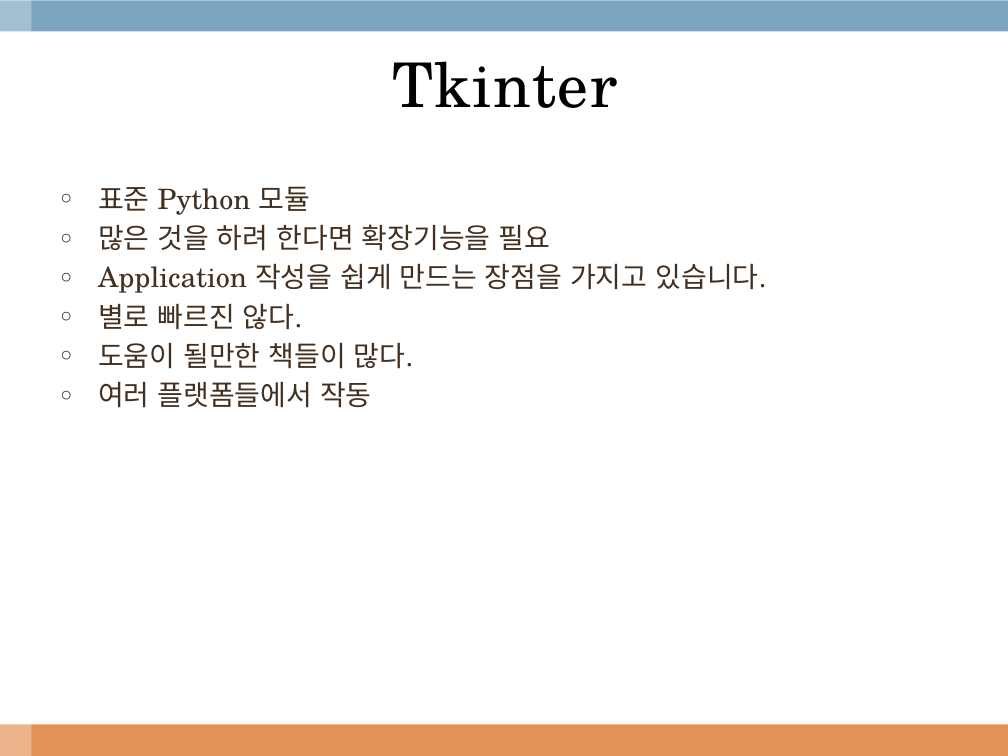
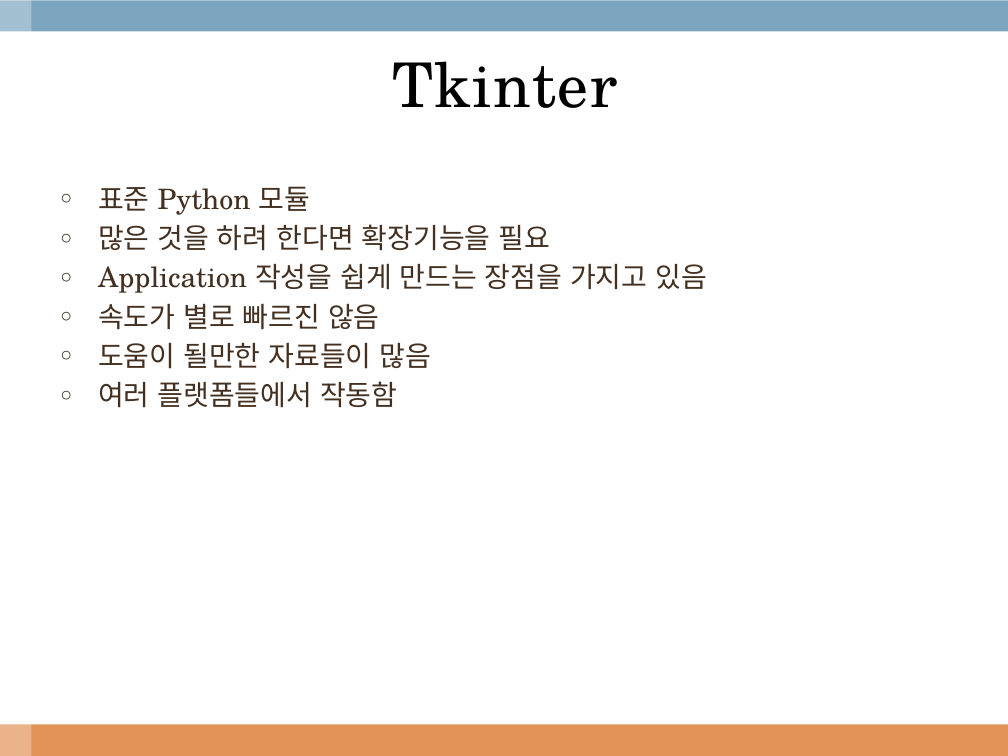
Before and after one commit to kimsungkyu0403/ConvertUnit, a slide deck: slide 3 of doc/Python GUI Frameworks.pptx. Drawn at 1008x756 pixels with LibreOffice and Linux fonts; fonts in the diff are those of the drawing; background and template pictures are left out. Boxes give left, top, right and bottom in pixels: in the first picture for what was removed or moved away, otherwise in the second. Text is boxed around its words. In the diff, an @@ line names an element or a change of style, - is before the commit and + after.

Commit message:
세미나 자료 수정중......

```diff
--- a/doc/Python GUI Frameworks.pptx
+++ b/doc/Python GUI Frameworks.pptx
@@ text at (98, 264, 707, 408): text changed @@
-○ Application 작성을 쉽게 만드는 장점을 가지고 있습니다.
-○ 별로 빠르진 않다.
-○ 도움이 될만한 책들이 많다.
-○ 여러 플랫폼들에서 작동
+○ Application 작성을 쉽게 만드는 장점을 가지고 있음
+○ 속도가 별로 빠르진 않음
+○ 도움이 될만한 자료들이 많음
+○ 여러 플랫폼들에서 작동함
```
Also in this commit, not shown: 2 other slides changed.
